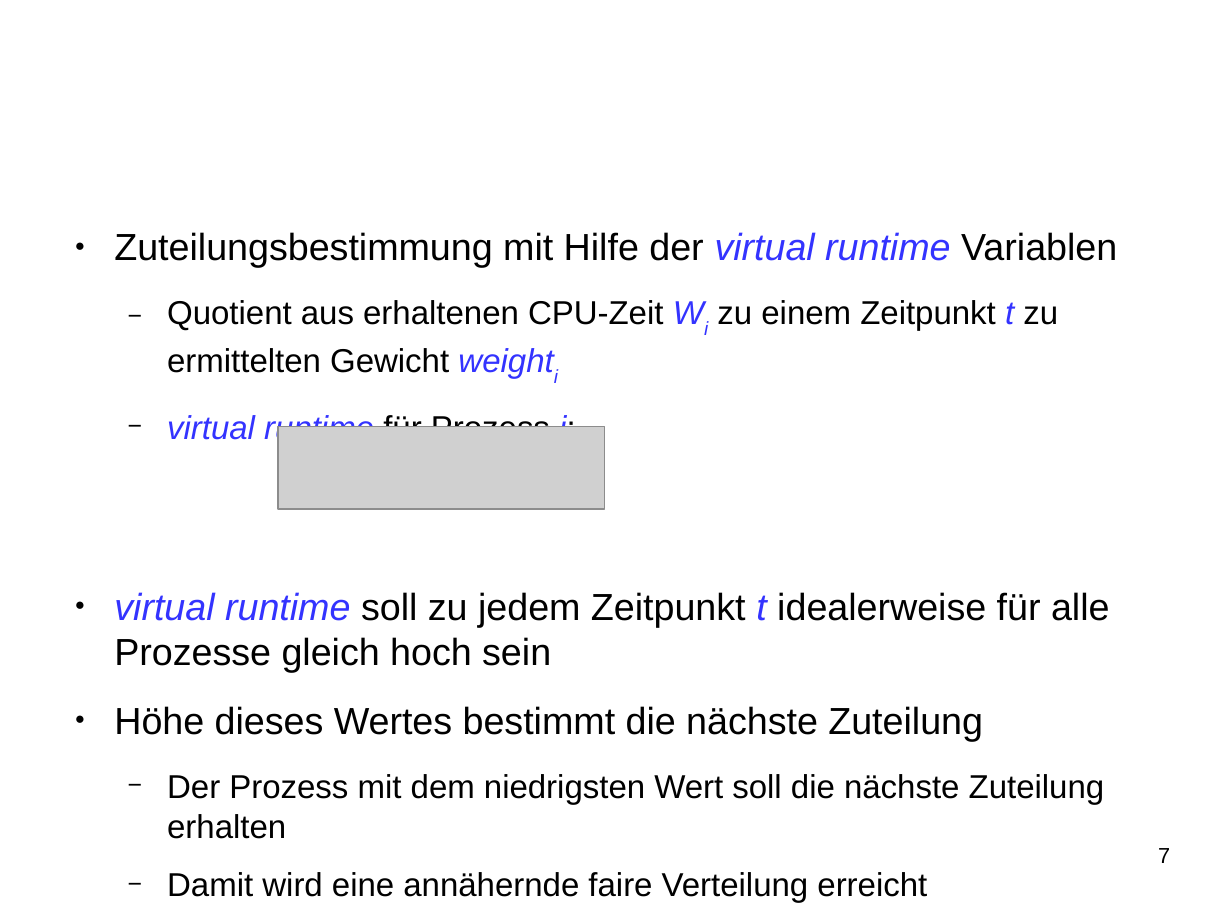
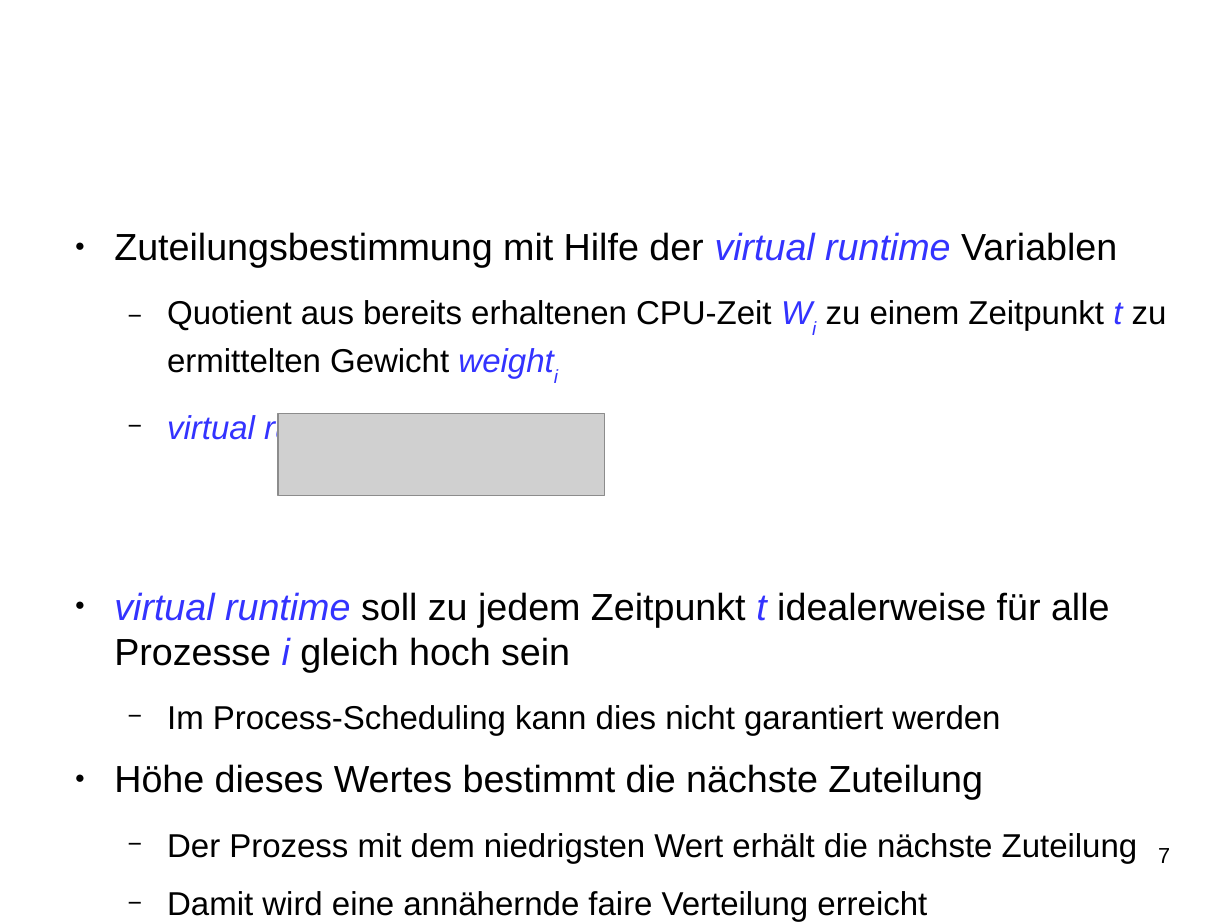
Before and after one commit to SeminararbeitCFS/main, a slide deck: slide 7 of vortrag/vortrag_CFS.odp. Drawn at 1232x924 pixels with LibreOffice and Linux fonts; fonts in the diff are those of the drawing; grey boxes stand for pictures; background and template pictures are left out. Boxes give left, top, right and bottom in pixels: in the first picture for what was removed or moved away, otherwise in the second. Text is boxed around its words. In the diff, an @@ line names an element or a change of style, - is before the commit and + after.

```diff
--- a/vortrag/vortrag_CFS.odp
+++ b/vortrag/vortrag_CFS.odp
@@ text at (x1=167, y1=300, x2=1167, y2=373): text changed @@
-  − Quotient aus erhaltenen CPU-Zeit Wi zu einem Zeitpunkt t zu ermittelten Gewicht weighti
+  − Quotient aus bereits erhaltenen CPU-Zeit Wi zu einem Zeitpunkt t zu ermittelten Gewicht weighti
@@ picture moved from (x1=278, y1=427, x2=605, y2=510) to (x1=278, y1=414, x2=605, y2=496) @@
@@ text at (x1=114, y1=592, x2=1110, y2=736): text changed @@
-● virtual runtime soll zu jedem Zeitpunkt t idealerweise für alle Prozesse gleich hoch sein
+● virtual runtime soll zu jedem Zeitpunkt t idealerweise für alle Prozesse i gleich hoch sein
+  − Im Process-Scheduling kann dies nicht garantiert werden
@@ text at (x1=167, y1=833, x2=1138, y2=863): text changed @@
-  − Der Prozess mit dem niedrigsten Wert soll die nächste Zuteilung erhalten
+  − Der Prozess mit dem niedrigsten Wert erhält die nächste Zuteilung
```
Also in this commit, not shown: 3 other slides changed.
